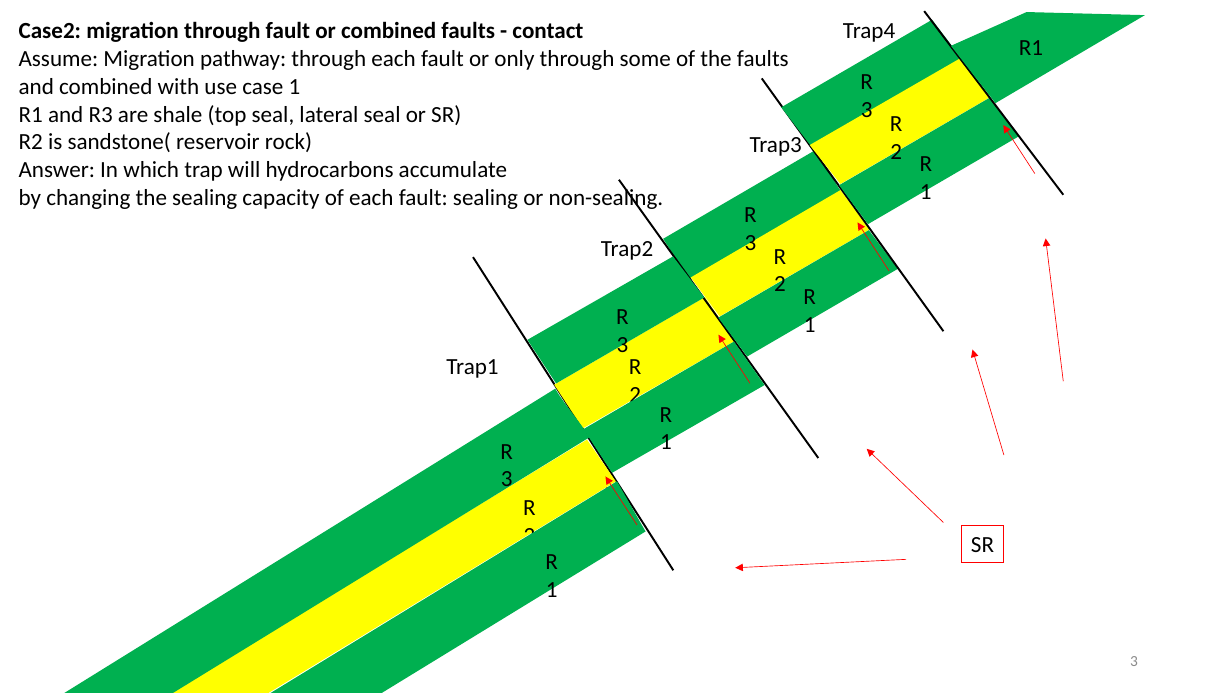
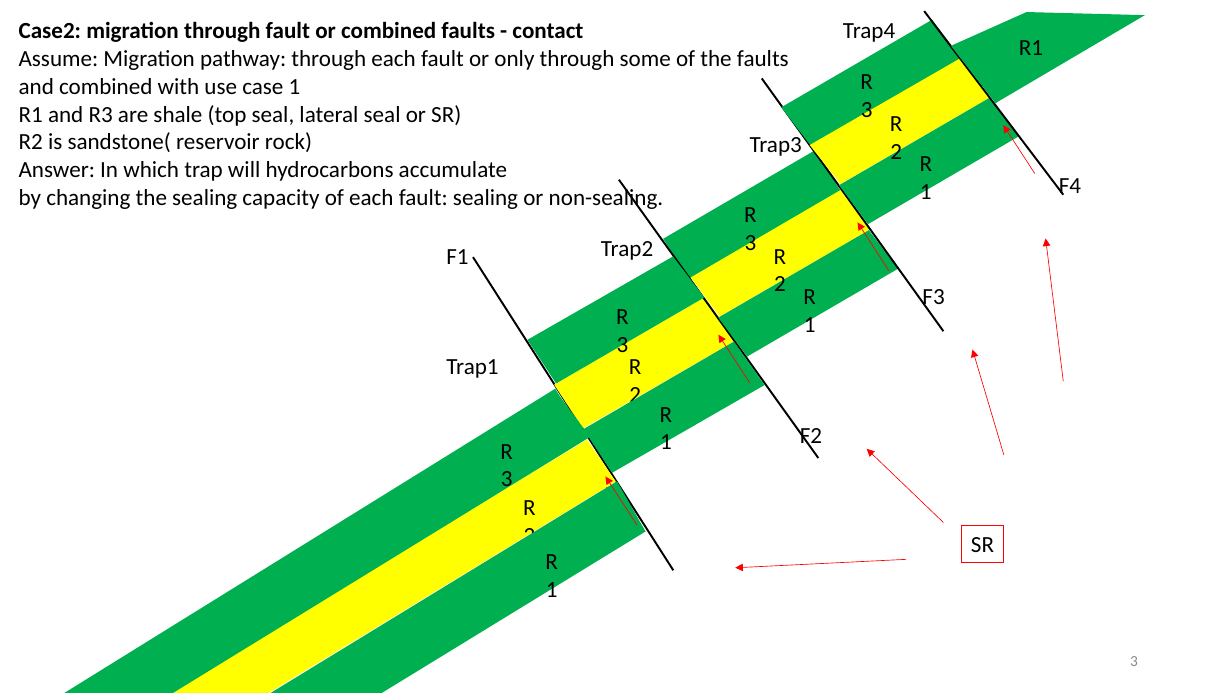
Before and after one commit to GeoAssistant/GeoOntology, a slide deck: slide 3 of Use case - Hydrocarbons accumulation.pptx. Drawn at 1232x693 pixels with LibreOffice and Linux fonts; fonts in the diff are those of the drawing. Boxes give left, top, right and bottom in pixels: in the first picture for what was removed or moved away, otherwise in the second. Text is boxed around its words. In the diff, an @@ line names an element or a change of style, - is before the commit and + after.

```diff
--- a/Use case - Hydrocarbons accumulation.pptx
+++ b/Use case - Hydrocarbons accumulation.pptx
@@ group added at [446, 178, 1081, 449]: 4 texts @@
+F1
+F2
+F3
+F4
```
Also in this commit, not shown: 1 other slide changed.
